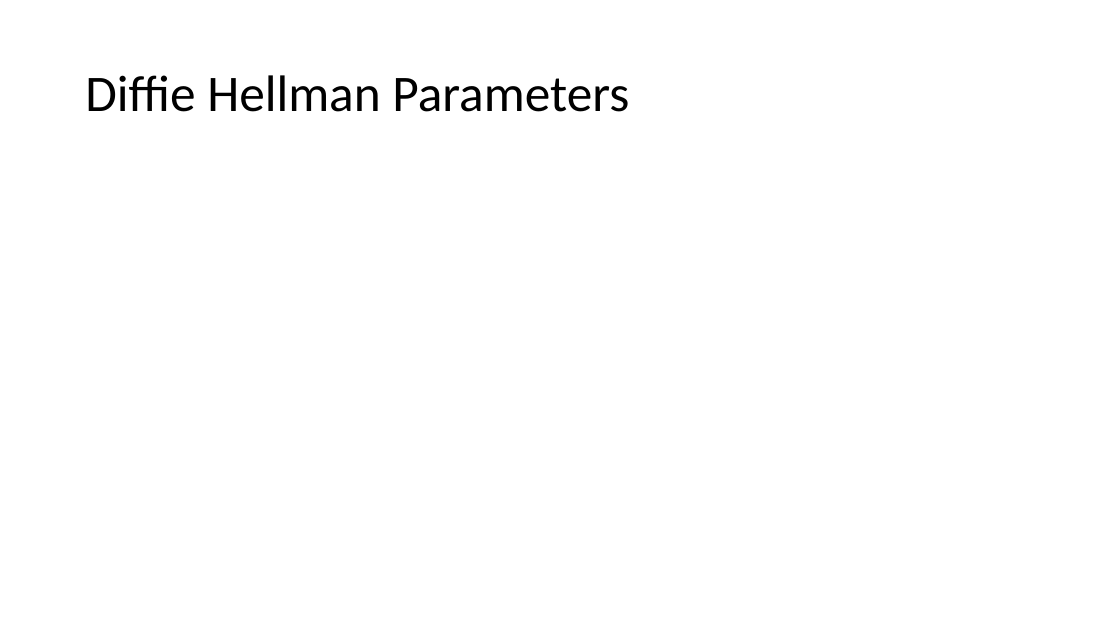
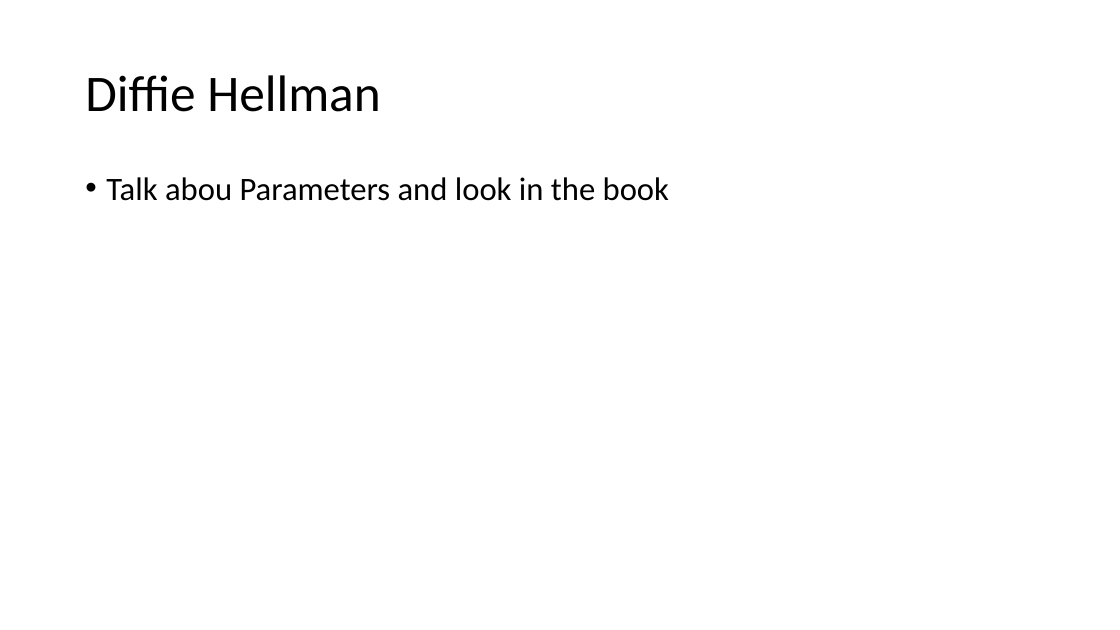
Before and after one commit to ndbellew/AppliedCryptography, a slide deck: slide 10 of Assignments/InternetKeyExchange/Internet Key Exchange.pptx. Drawn at 1120x630 pixels with LibreOffice and Linux fonts; fonts in the diff are those of the drawing. Boxes give left, top, right and bottom in pixels: in the first picture for what was removed or moved away, otherwise in the second. Text is boxed around its words. In the diff, an @@ line names an element or a change of style, - is before the commit and + after.

```diff
--- a/Assignments/InternetKeyExchange/Internet Key Exchange.pptx
+++ b/Assignments/InternetKeyExchange/Internet Key Exchange.pptx
@@ title at (85, 75, 380, 112): text changed @@
-Diffie Hellman Parameters
+Diffie Hellman
@@ text added at (106, 177, 669, 201), 28 pt, text #000000 @@
+• Talk abou Parameters and look in the book
```
Also in this commit, not shown: 5 other slides changed, 3 other files.
